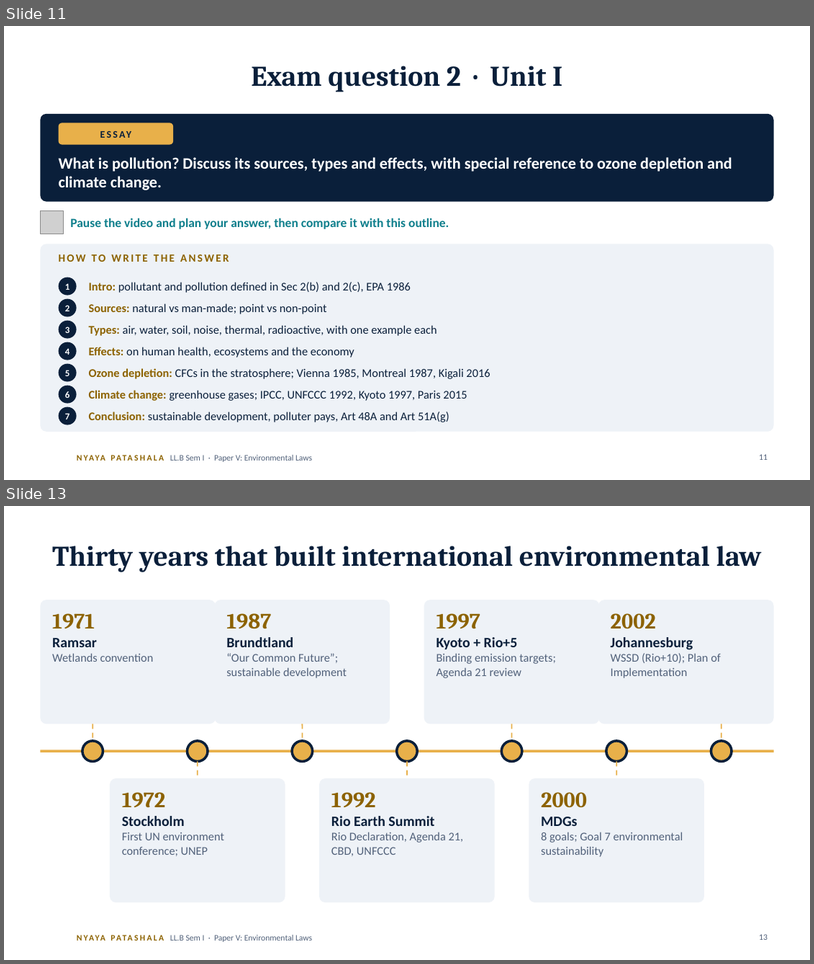
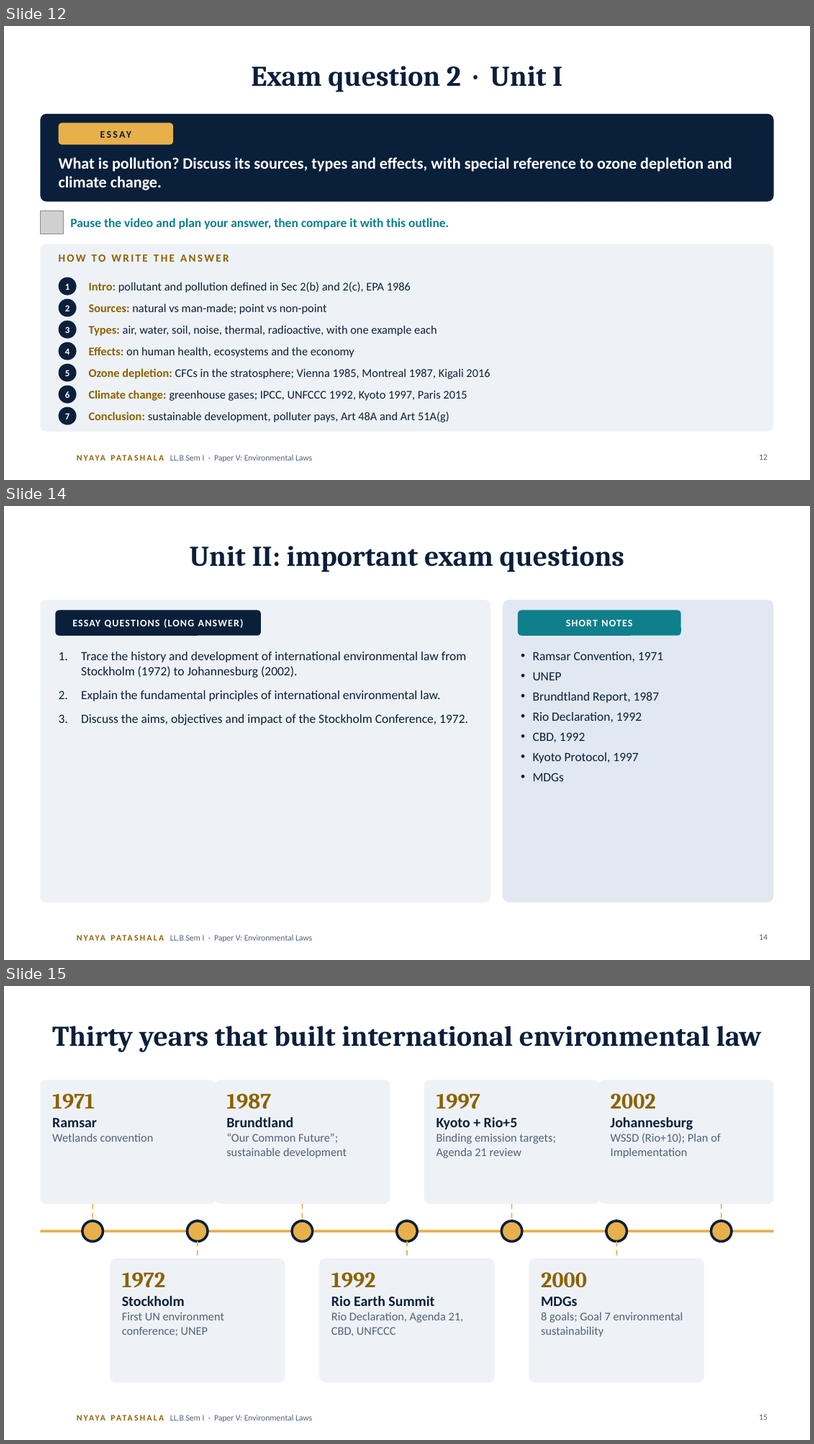
Before and after one commit to missioncivils92/current-affairs-Dasari-Mounika-, a slide deck: law/llb-sem1-environmental-laws/Environmental-Laws-Decoded_AUTO-animations.pptx. Shown one above the other, each under a label of ours: slides 11 and 13 before the commit, slides 12, 14 and 15 after it; the slides between them are not shown. The pictures are 814x964 and 814x1444 pixels, drawn with LibreOffice and Linux fonts; fonts in the diff are those of the drawing; grey boxes stand for pictures; background and template pictures are left out. Boxes give left, top, right and bottom in pixels: in the first picture for what was removed or moved away, otherwise in the second. Text is boxed around its words. In the diff, an @@ line names an element or a change of style, - is before the commit and + after.

```diff
--- a/law/llb-sem1-environmental-laws/Environmental-Laws-Decoded_AUTO-animations.pptx
+++ b/law/llb-sem1-environmental-laws/Environmental-Laws-Decoded_AUTO-animations.pptx
@@ slide 14 added at [4,506,810,960], background #FFFFFF; not listed: 2 template elements that a slide beside it also shows @@
@@ title added at [190,546,625,572], 34 pt, text #0A1F3A, bold @@
+Unit II: important exam questions
@@ rounded rectangle added at [40,600,491,902], fill #EEF2F7 @@
@@ rounded rectangle added at [55,610,261,636], fill #0A1F3A @@
@@ rounded rectangle added at [503,600,774,902], fill #E1E8F1 @@
@@ rounded rectangle added at [518,610,682,636], fill #0F7F8C @@
@@ text added at [72,619,244,628], 12 pt, text #FFFFFF, bold @@
+ESSAY QUESTIONS (LONG ANSWER)
@@ text added at [566,620,633,626], 12 pt, text #FFFFFF, bold @@
+SHORT NOTES
@@ text added at [81,651,468,725], 15 pt, text #0A1F3A @@
+1. Trace the history and development of international environmental law from Stockholm (1972) to Johannesburg (2002).
+2. Explain the fundamental principles of international environmental law.
+3. Discuss the aims, objectives and impact of the Stockholm Conference, 1972.
@@ text added at [533,651,664,781], 15 pt, text #0A1F3A @@
+• Ramsar Convention, 1971
+• UNEP
+• Brundtland Report, 1987
+• Rio Declaration, 1992
+• CBD, 1992
+• Kyoto Protocol, 1997
+• MDGs
@@ page number added at [759,934,768,939], 10 pt, text #51617A @@
+14
@@ what was slide 11 is now slide 12 @@
@@ page number at [759,454,768,459]: text changed @@
-11
+12
@@ what was slide 13 is now slide 15 @@
@@ page number at [759,1414,768,1419]: text changed @@
-13
+15
```
Also in this commit, not shown: 5 slides changed, 4 other slides added, 1 slide removed, 5 other files.
